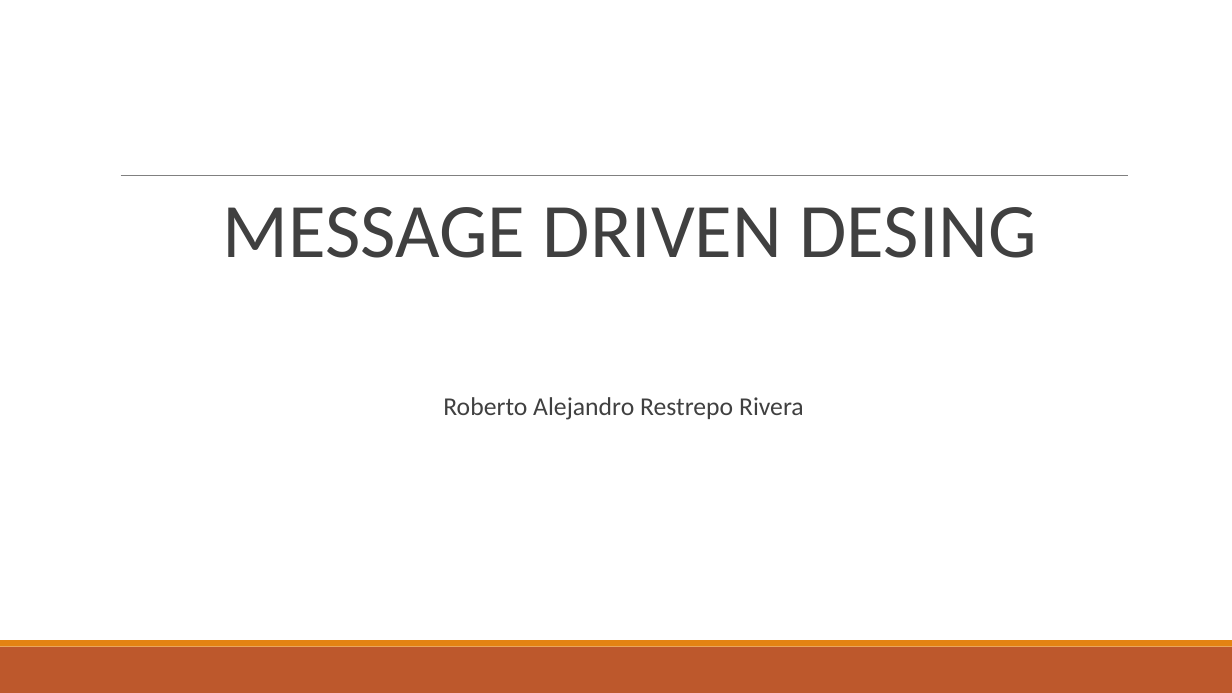
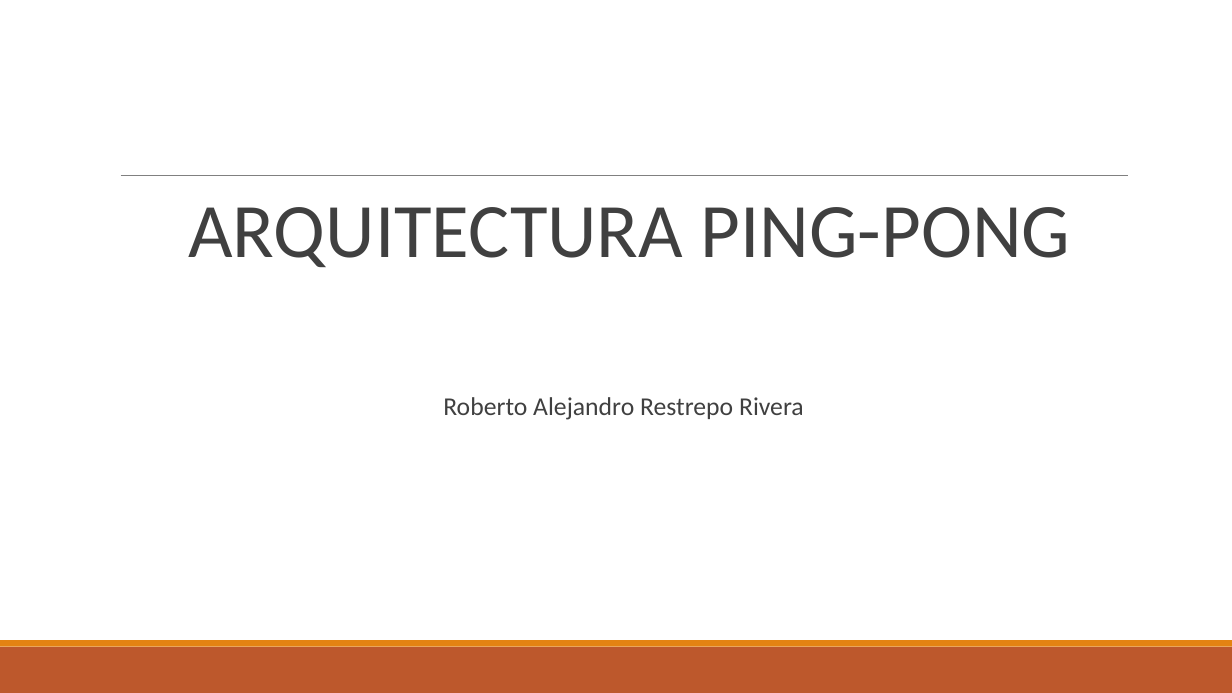
Before and after one commit to AburraSur/ping, a slide deck: slide 1 of ArquitecturaPïngPong.pptx. Drawn at 1232x693 pixels with LibreOffice and Linux fonts; fonts in the diff are those of the drawing. Boxes give left, top, right and bottom in pixels: in the first picture for what was removed or moved away, otherwise in the second. Text is boxed around its words. In the diff, an @@ line names an element or a change of style, - is before the commit and + after.

Commit message:
presentacion

```diff
--- a/ArquitecturaPïngPong.pptx
+++ b/ArquitecturaPïngPong.pptx
@@ text at <box>188,207,1071,267</box>: text changed @@
-  MESSAGE DRIVEN DESING
+  ARQUITECTURA PING-PONG
```
